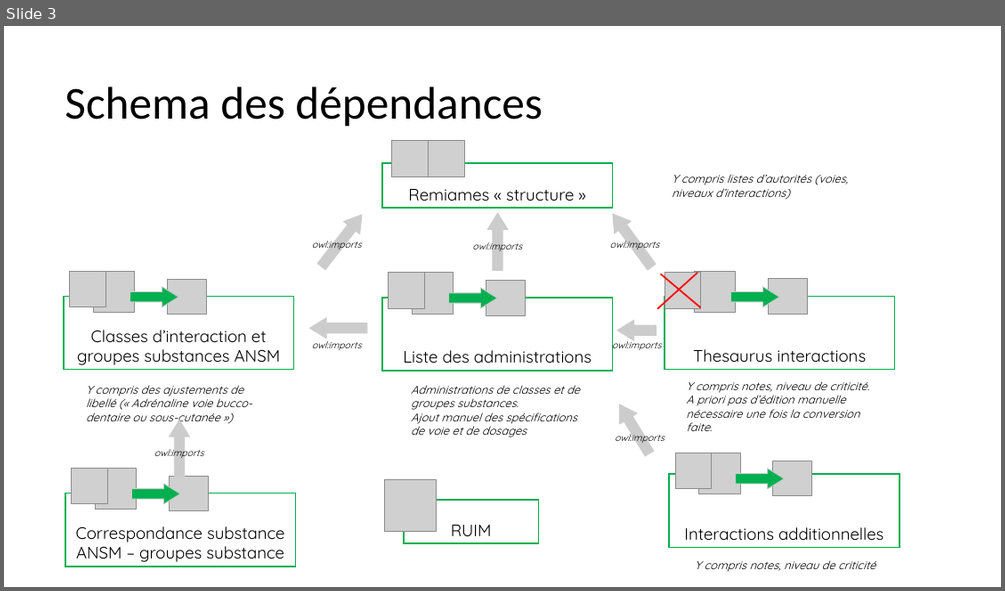
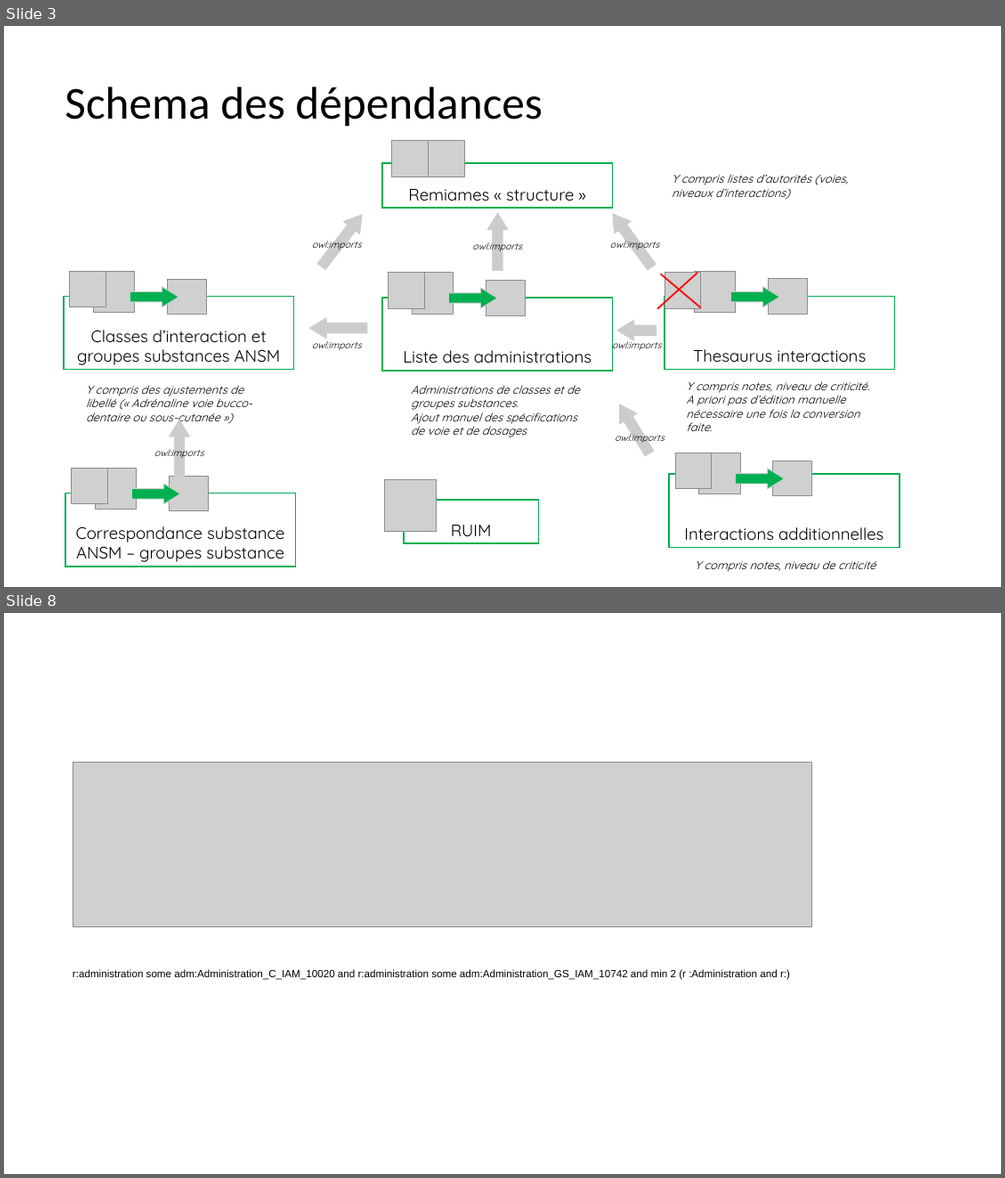
Before and after one commit to tfrancart/remiames, a slide deck: ontologie/remiames_ontology.pptx. Shown one above the other, each under a label of ours: slide 3 before the commit, slides 3 and 8 after it; the slides between them are not shown. The pictures are 1005x591 and 1005x1178 pixels, drawn with LibreOffice and Linux fonts; fonts in the diff are those of the drawing; grey boxes stand for pictures. Boxes give left, top, right and bottom in pixels: in the first picture for what was removed or moved away, otherwise in the second. Text is boxed around its words. In the diff, an @@ line names an element or a change of style, - is before the commit and + after.

```diff
--- a/ontologie/remiames_ontology.pptx
+++ b/ontologie/remiames_ontology.pptx
@@ slide 8 added at (4, 613, 1001, 1174), background #FFFFFF @@
@@ picture added at (73, 763, 811, 927) @@
@@ table added at (73, 940, 811, 983), 1 rows, 1 columns @@
+r:administration some adm:Administration_C_IAM_10020 and r:administration some adm:Administration_GS_IAM_10742 and min 2 (r :Administration and r:)
```
Also in this commit, not shown: 1 slide changed, 8 other slides added, 4 other files.
